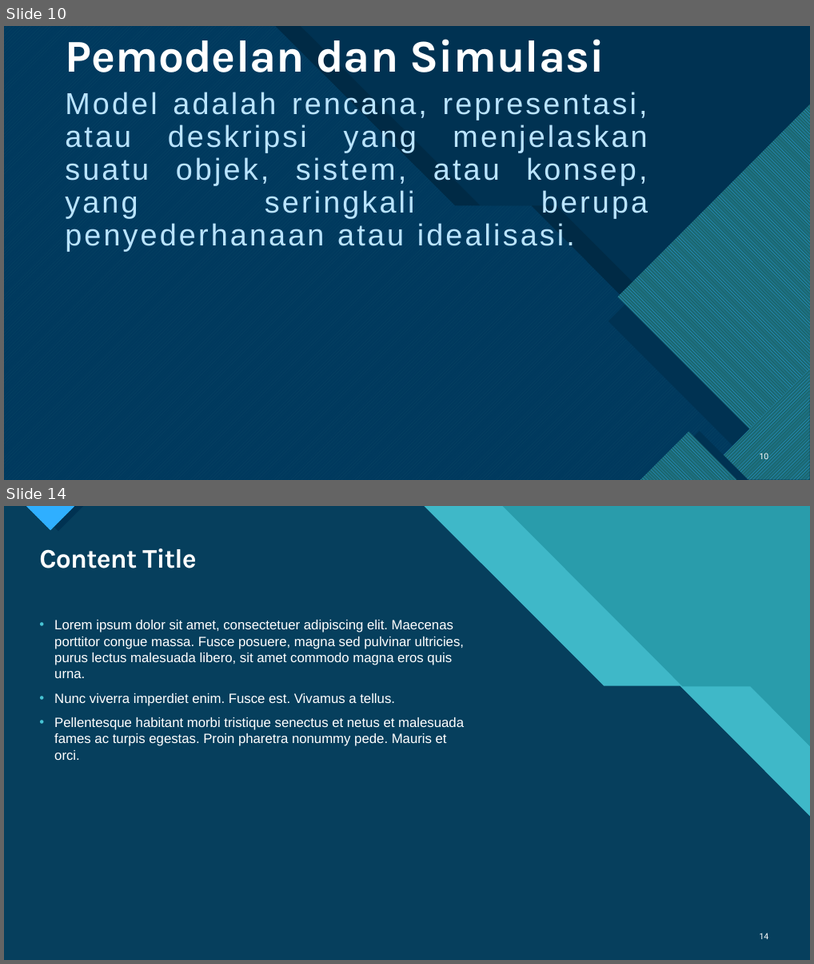
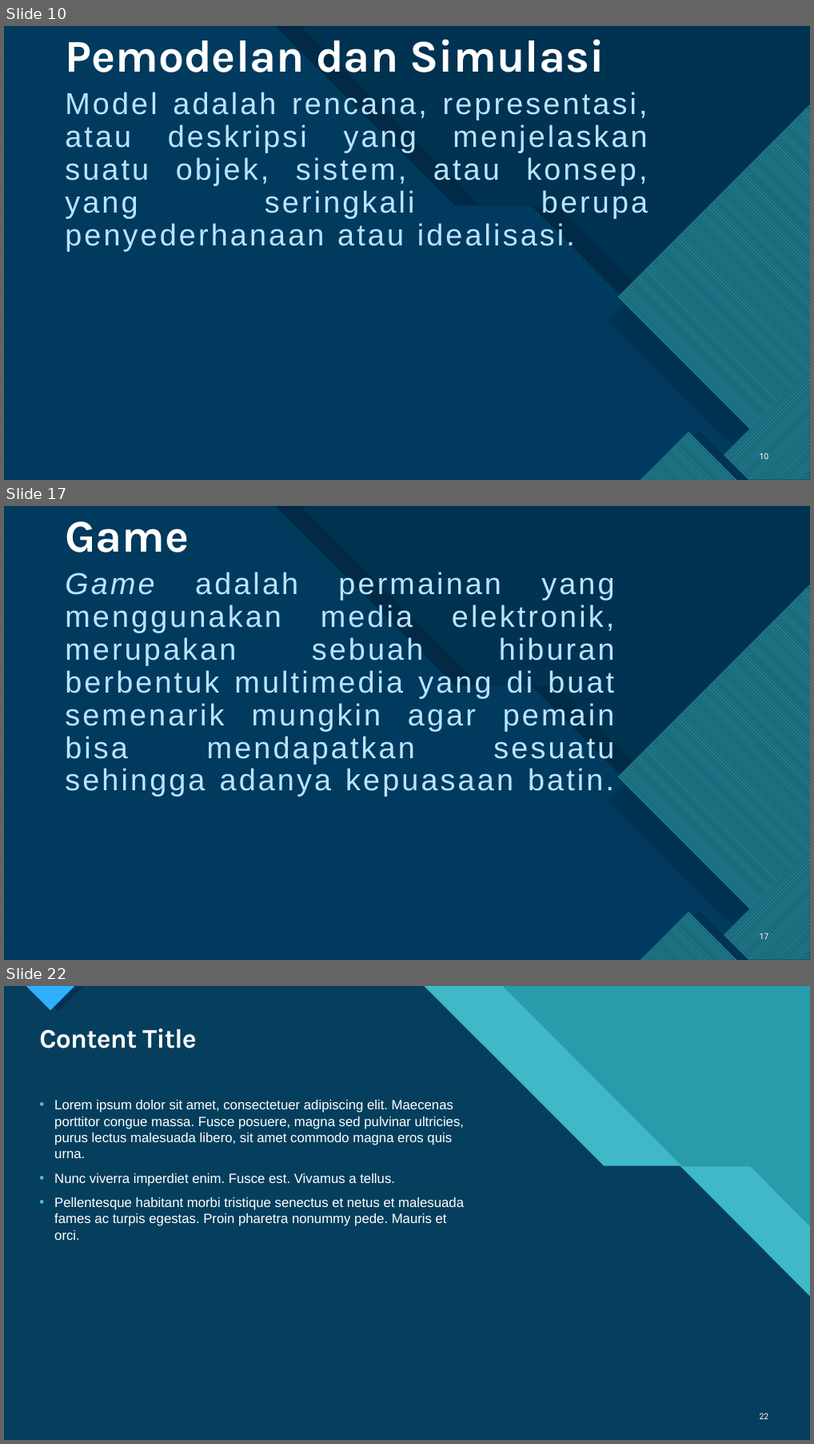
Before and after one commit to AggiaBintangRH/Skripsi, a slide deck: GAME SIMULASI KERJA PRAKTEK MAHASISWA FAKULTAS TEKNOLOGI INFORMASI.pptx. Shown one above the other, each under a label of ours: slides 10 and 14 before the commit, slides 10, 17 and 22 after it; the slides between them are not shown. The pictures are 814x964 and 814x1444 pixels, drawn with LibreOffice and Linux fonts; fonts in the diff are those of the drawing. Boxes give left, top, right and bottom in pixels: in the first picture for what was removed or moved away, otherwise in the second. Text is boxed around its words. In the diff, an @@ line names an element or a change of style, - is before the commit and + after.

```diff
--- a/GAME SIMULASI KERJA PRAKTEK MAHASISWA FAKULTAS TEKNOLOGI INFORMASI.pptx
+++ b/GAME SIMULASI KERJA PRAKTEK MAHASISWA FAKULTAS TEKNOLOGI INFORMASI.pptx
@@ slide 17 added at box(4, 506, 810, 960), background #FFFFFF; not listed: 19 template elements that a slide beside it also shows @@
@@ title added at box(65, 521, 189, 552), 54 pt, text #FFFFFF, bold @@
+Game
@@ text added at box(65, 572, 615, 796), 36 pt, text #BAE4FF @@
+Game adalah permainan yang menggunakan media elektronik, merupakan sebuah hiburan berbentuk multimedia yang di buat semenarik mungkin agar pemain bisa mendapatkan sesuatu sehingga adanya kepuasaan batin.
@@ page number added at box(760, 931, 770, 941), 10 pt, text #FFFFFF @@
+17
@@ what was slide 14 is now slide 22 @@
@@ page number at box(760, 1412, 770, 1419): text changed @@
-14
+22
```
Also in this commit, not shown: 1 slide changed, 9 other slides added, 2 slides removed.
